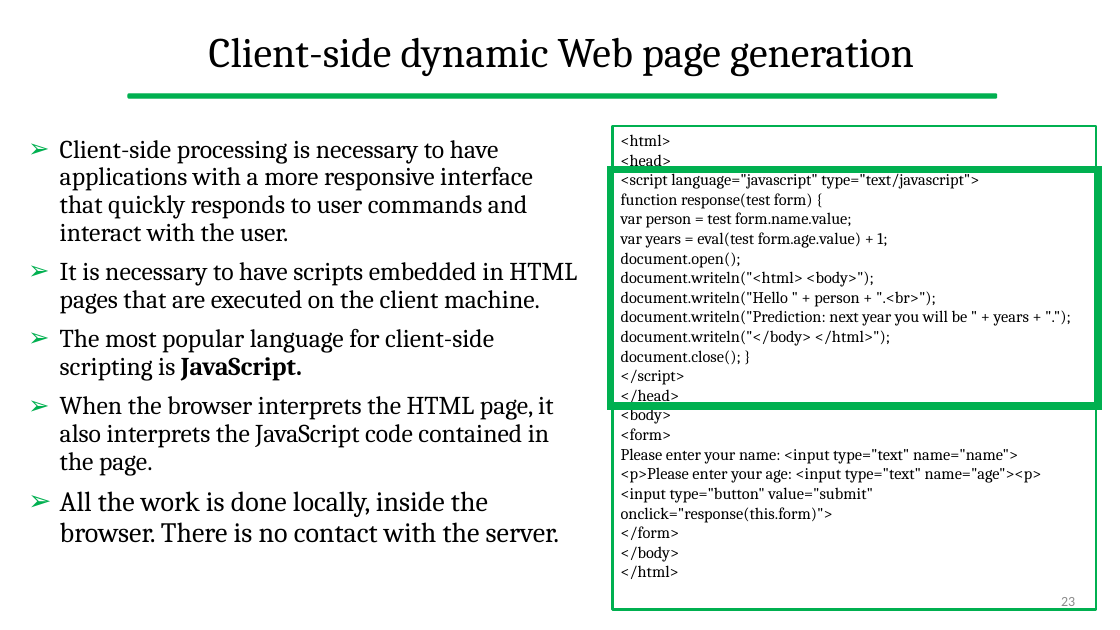
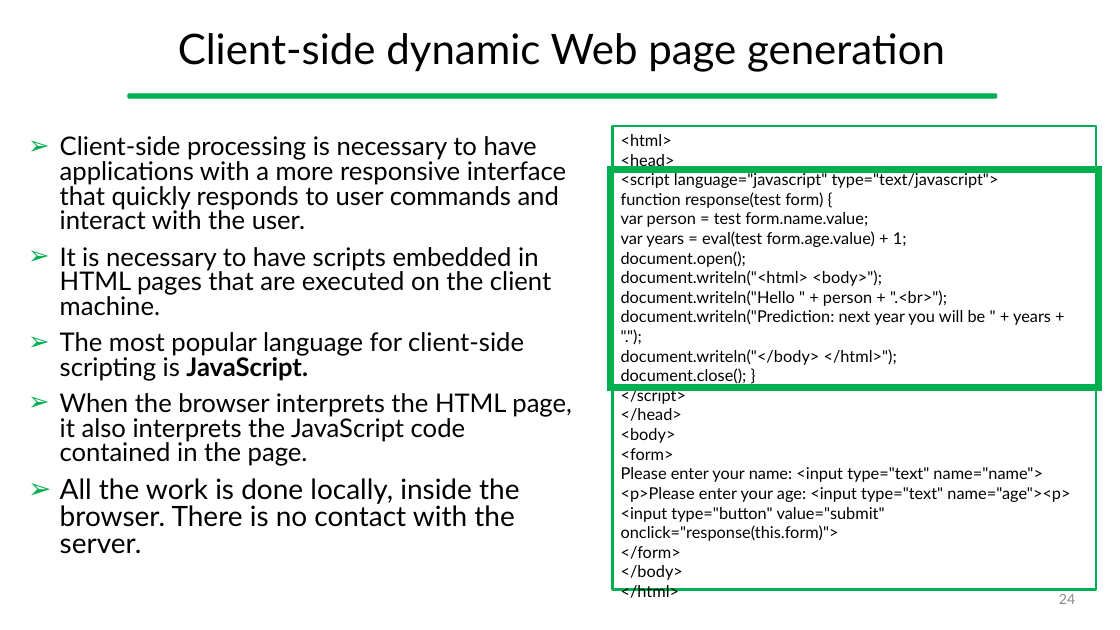
Before and after one commit to gcappon/bwthw, a slide deck: slide 24 of theory_05-http/theory_05-http.pptx (slide 23 before the commit). Drawn at 1120x630 pixels with LibreOffice and Linux fonts; fonts in the diff are those of the drawing. Boxes give left, top, right and bottom in pixels: in the first picture for what was removed or moved away, otherwise in the second. Text is boxed around its words. In the diff, an @@ line names an element or a change of style, - is before the commit and + after.

```diff
--- a/theory_05-http/theory_05-http.pptx
+++ b/theory_05-http/theory_05-http.pptx
@@ title "Client-side dynamic Web page generation" at bbox=[178, 33, 945, 72]: font Cambria to Lato @@
@@ text "Client-side processing is necessary to ..." at bbox=[60, 136, 572, 554]: font Cambria to Lato; line spacing 0.9 to 0.8 @@
@@ rectangle "<html>" at bbox=[613, 126, 1096, 590]: font Cambria to Lato @@
@@ rectangle "<html>": place and size @@
-rectangle "<html>" at bbox=[613, 126, 1096, 610]
+rectangle "<html>" at bbox=[613, 126, 1096, 590]
@@ frame: place and size @@
-frame at bbox=[607, 166, 1102, 408]
+frame at bbox=[607, 166, 1102, 390]
@@ page number at bbox=[1059, 594, 1075, 604]: text changed; font Calibri to Lato @@
-23
+24
```
Also in this commit, not shown: 34 other slides changed, 2 slides added, 3 slides removed, 3 other files.
